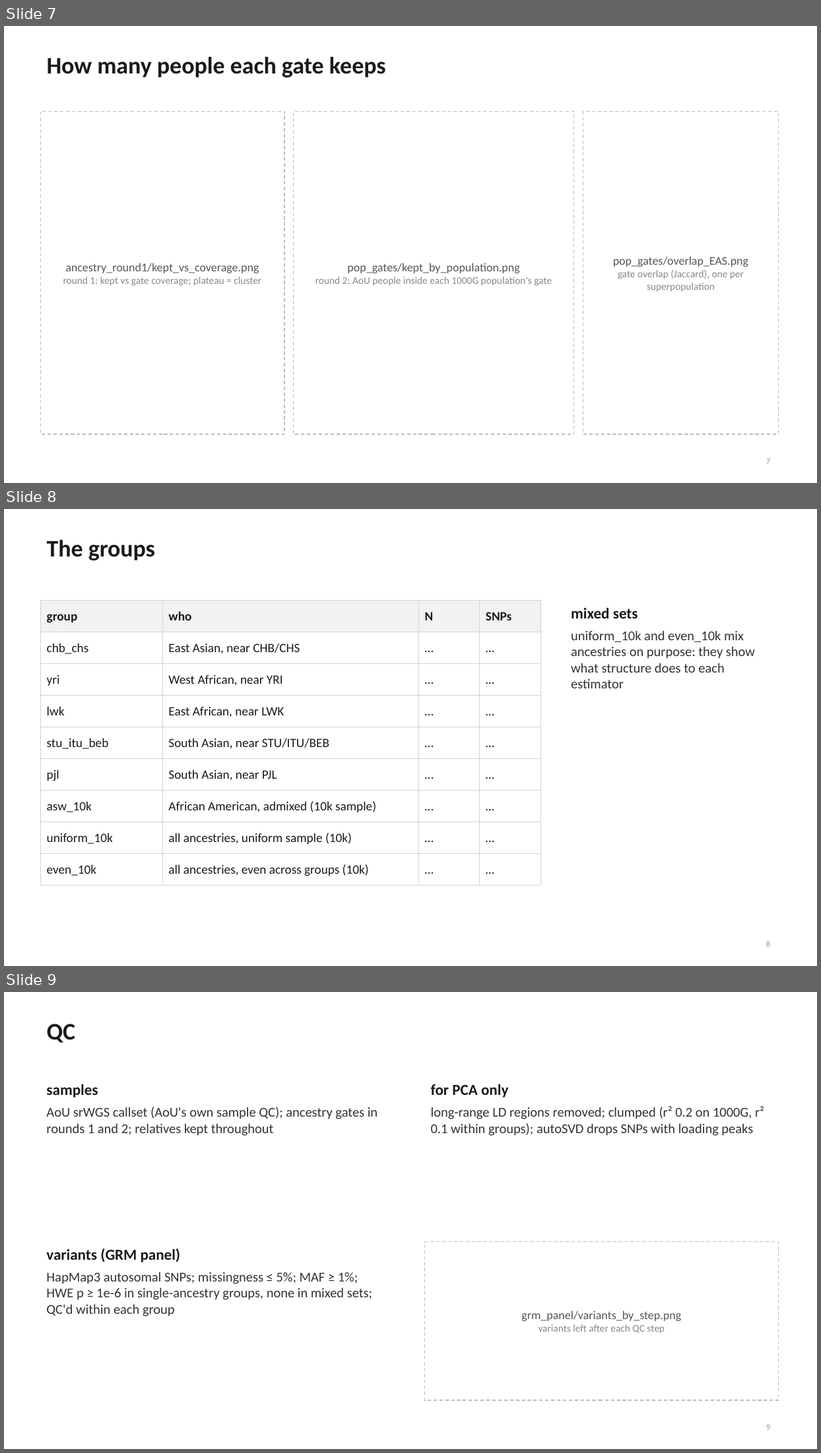
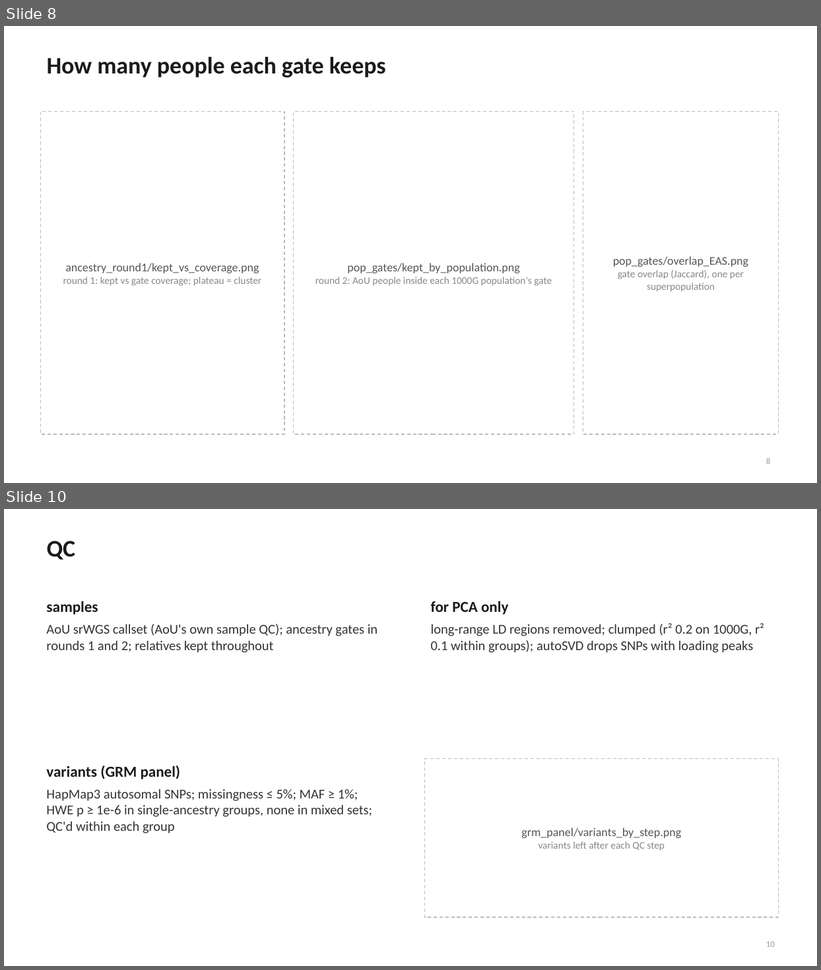
Before and after one commit to mkiravn/aou-covariance, a slide deck: slides/relatedness_scaffold.pptx. Shown one above the other, each under a label of ours: slides 7, 8 and 9 before the commit, slides 8 and 10 after it; the slides between them are not shown. The pictures are 821x1453 and 821x970 pixels, drawn with LibreOffice and Linux fonts; fonts in the diff are those of the drawing. Boxes give left, top, right and bottom in pixels: in the first picture for what was removed or moved away, otherwise in the second. Text is boxed around its words. In the diff, an @@ line names an element or a change of style, - is before the commit and + after.

```diff
--- a/slides/relatedness_scaffold.pptx
+++ b/slides/relatedness_scaffold.pptx
@@ slide 8 removed at [4, 509, 817, 966], background #FFFFFF @@
@@ title removed at [47, 539, 155, 560] @@
-The groups
@@ table removed at [40, 601, 541, 879], 9 rows, 4 columns @@
-group | who | N | SNPs
-chb_chs | East Asian, near CHB/CHS | … | …
-yri | West African, near YRI | … | …
-lwk | East African, near LWK | … | …
-stu_itu_beb | South Asian, near STU/ITU/BEB | … | …
-pjl | South Asian, near PJL | … | …
-asw_10k | African American, admixed (10k sample) | … | …
-uniform_10k | all ancestries, uniform sample (10k) | … | …
-even_10k | all ancestries, even across groups (10k) | … | …
@@ text removed at [571, 607, 755, 689] @@
-mixed sets
-uniform_10k and even_10k mix ancestries on purpose: they show what structure does to each estimator
@@ page number removed at [766, 941, 770, 947] @@
-8
@@ what was slide 7 is now slide 8 @@
@@ page number at [766, 458, 770, 464]: text changed @@
-7
+8
@@ what was slide 9 is now slide 10 @@
@@ page number at [766, 942, 775, 947]: text changed @@
-9
+10
```
Also in this commit, not shown: 2 slides changed, 2 slides added, 6 other files.
